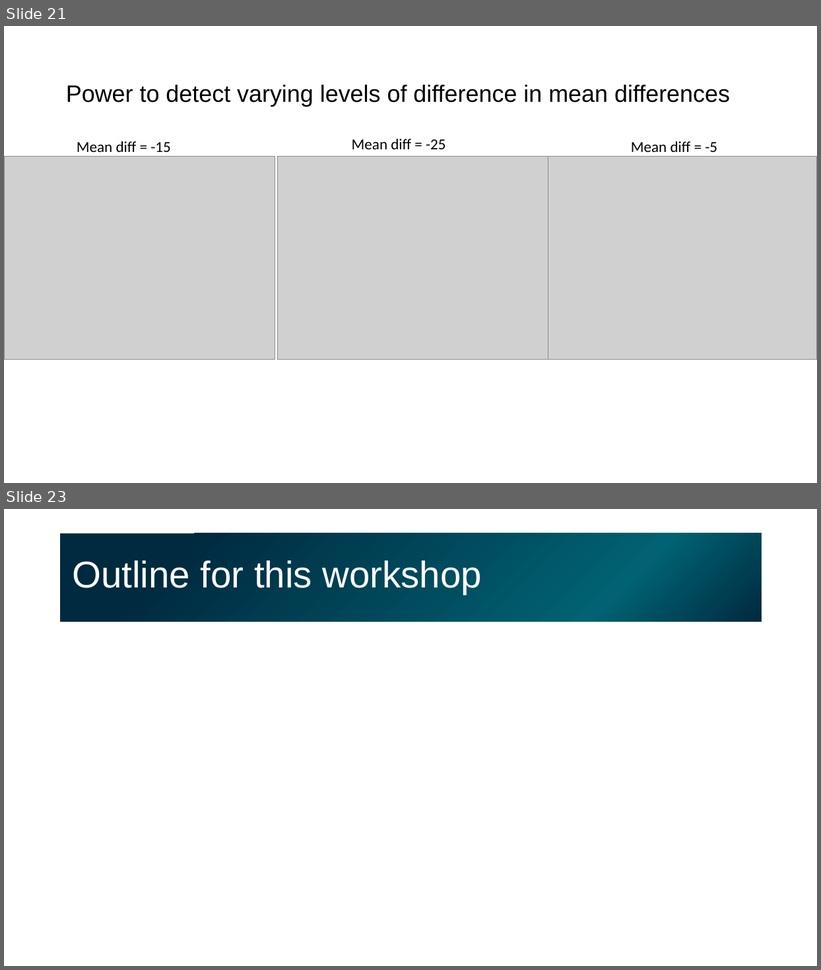
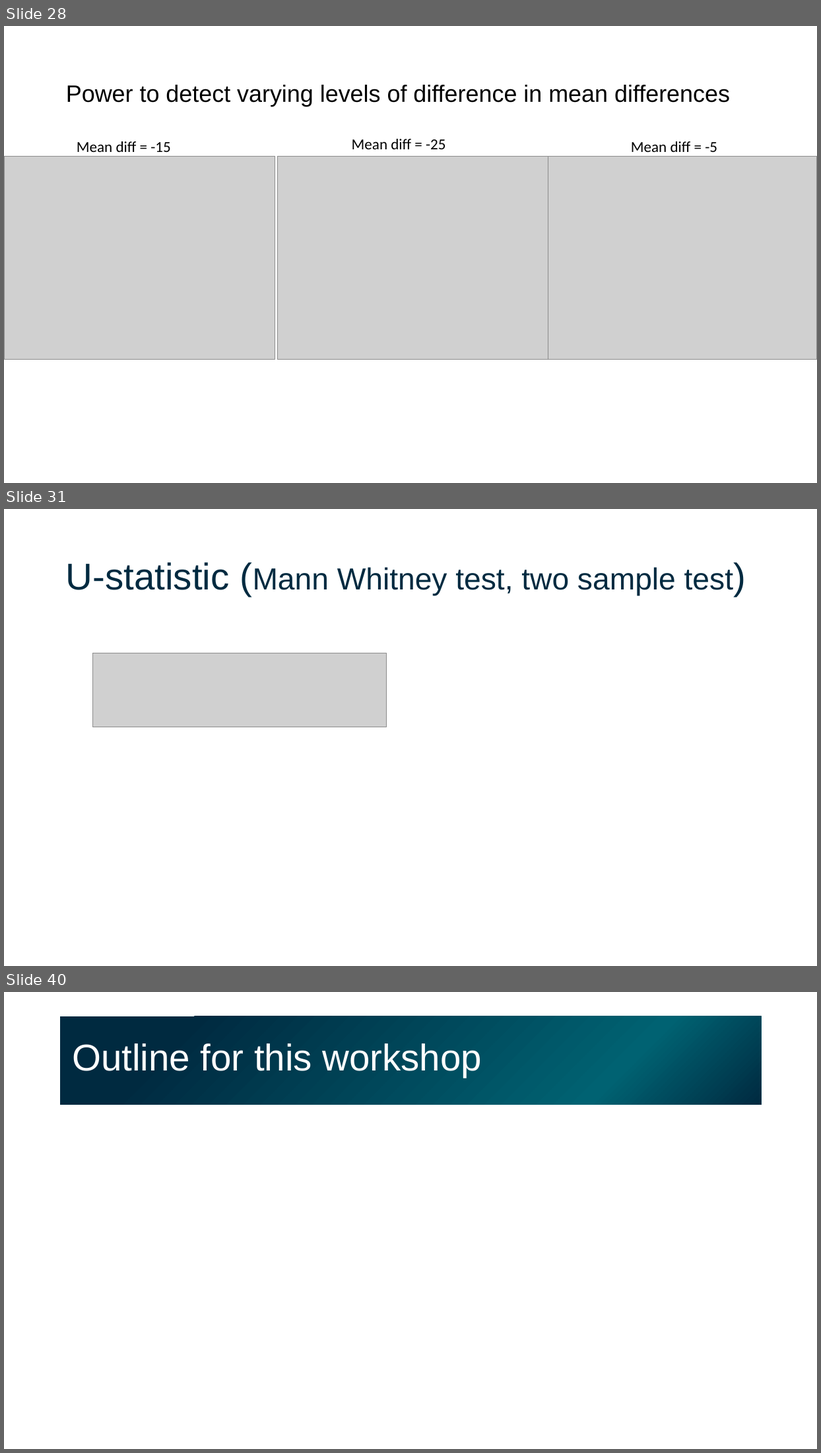
Before and after one commit to gladstone-institutes/Bioinformatics-Workshops, a slide deck: hypothesis-testing/HypothesisTesting.pptx. Shown one above the other, each under a label of ours: slides 21 and 23 before the commit, slides 28, 31 and 40 after it; the slides between them are not shown. The pictures are 821x970 and 821x1453 pixels, drawn with LibreOffice and Linux fonts; fonts in the diff are those of the drawing; grey boxes stand for pictures. Boxes give left, top, right and bottom in pixels: in the first picture for what was removed or moved away, otherwise in the second. Text is boxed around its words. In the diff, an @@ line names an element or a change of style, - is before the commit and + after.

Commit message:
added slides describing different statistics and sampling distributions

```diff
--- a/hypothesis-testing/HypothesisTesting.pptx
+++ b/hypothesis-testing/HypothesisTesting.pptx
@@ slide 31 added at (4, 509, 817, 966), background #FFFFFF @@
@@ title added at (66, 562, 733, 595), 36 pt, text #002A40 @@
+U-statistic (Mann Whitney test, two sample test)
@@ picture added at (93, 654, 386, 727) @@
@@ what was slide 21 is now slide 28 @@
@@ what was slide 23 is now slide 40 @@
```
Also in this commit, not shown: 4 slides changed, 17 other slides added, 1 slide removed.
